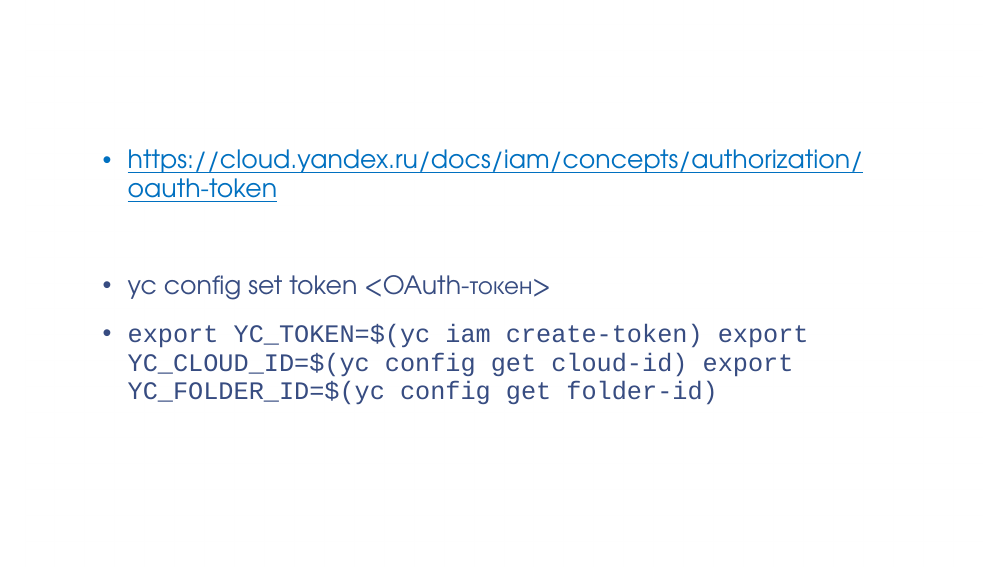
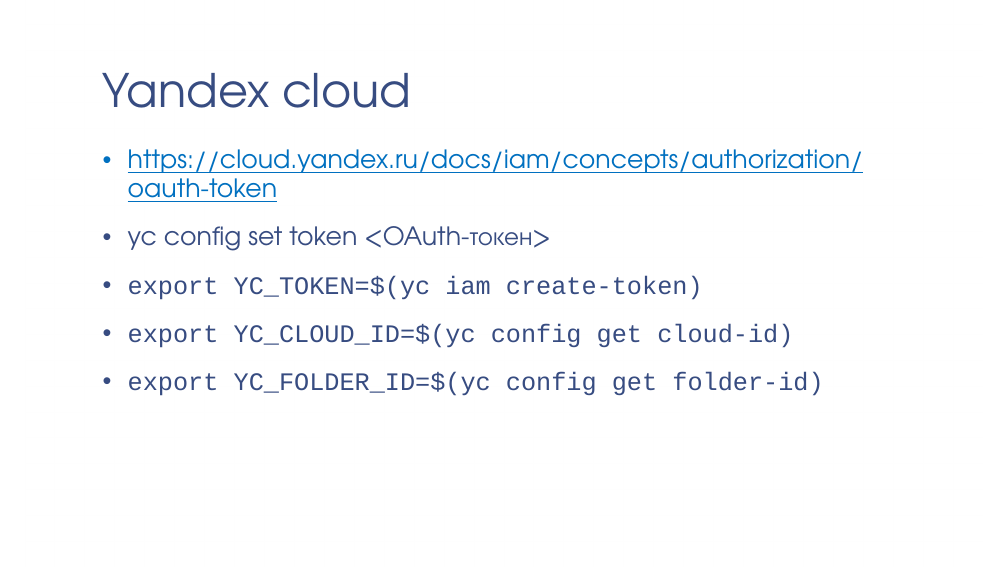
Before and after one commit to iu5git/DevOps, a slide deck: slide 43 of Лекции/Лекция11/Лекция_Terraform.pptx (slide 41 before the commit). Drawn at 1008x567 pixels with LibreOffice and Linux fonts; fonts in the diff are those of the drawing; background and template pictures are left out. Boxes give left, top, right and bottom in pixels: in the first picture for what was removed or moved away, otherwise in the second. Text is boxed around its words. In the diff, an @@ line names an element or a change of style, - is before the commit and + after.

```diff
--- a/Лекции/Лекция11/Лекция_Terraform.pptx
+++ b/Лекции/Лекция11/Лекция_Terraform.pptx
@@ title added at [103, 73, 411, 108], 44 pt, text #374C81 @@
+Yandex cloud
@@ text at [128, 275, 823, 396]: text changed @@
-• export YC_TOKEN=$(yc iam create-token) export YC_CLOUD_ID=$(yc config get cloud-id) export YC_FOLDER_ID=$(yc config get folder-id)
+• export YC_TOKEN=$(yc iam create-token)
+• export YC_CLOUD_ID=$(yc config get cloud-id)
+• export YC_FOLDER_ID=$(yc config get folder-id)
```
Also in this commit, not shown: 21 other slides changed, 7 slides added, 4 slides removed, 2 other files.
